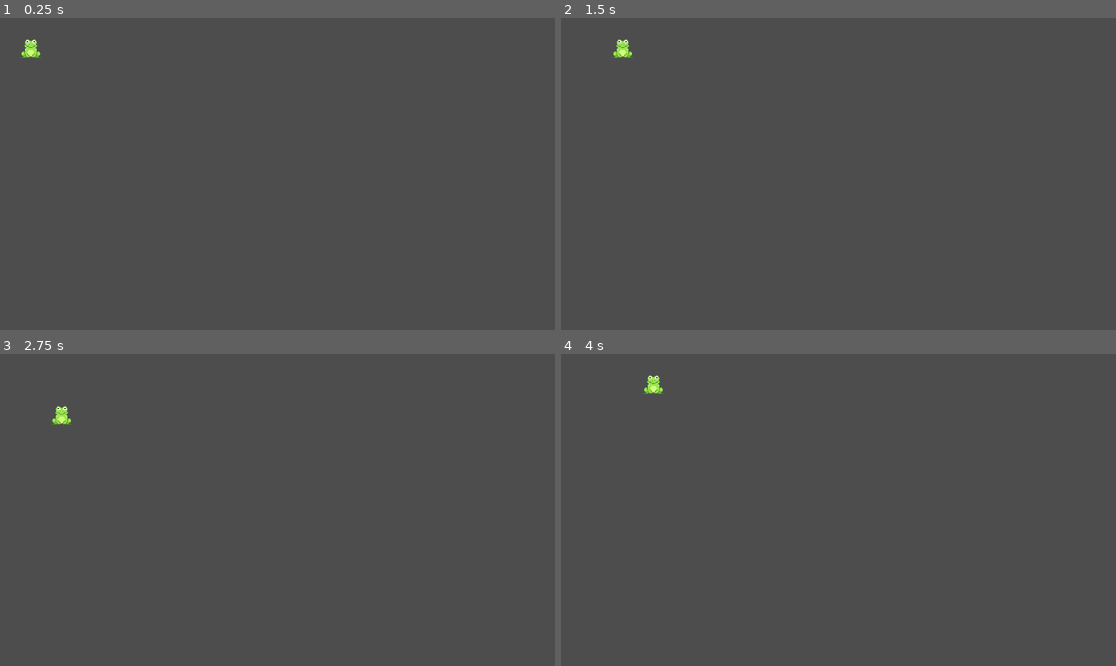
Above: before the commit, frames 1-4 (two rows, left to right).
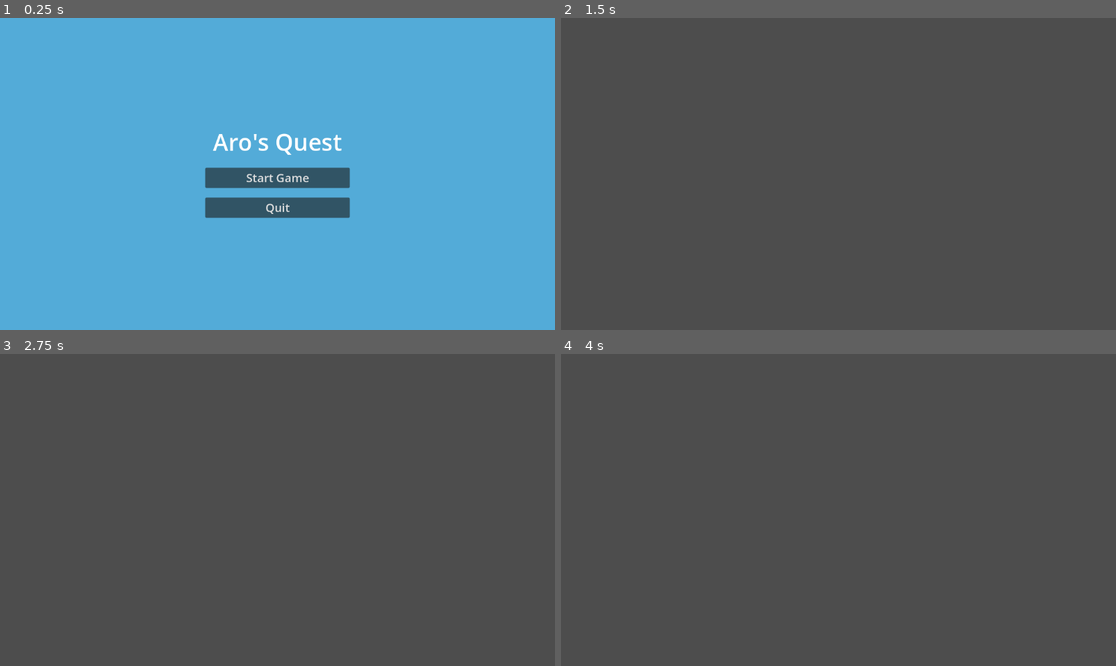
Above: after the commit, the same moments.

Repository: BingBucket/CS552-2D-Game
Game: Godot game, scene res://scenes/main_menu.tscn
Same seed, same stepped clock (60 frames per second), same inputs: the game is played once before the commit and once after it. Before the commit the project starts from res://player/player.tscn. Sound files missing from this copy of the repository are replaced by a short silence.
Inputs (mouse positions are in pixels of both pictures, inside the frame that each line leads up to):
- Up to frame 1 (0.25 s): no input
- Up to frame 2 (1.5 s): click (838, 177) at 0.5 s, where only the run after the commit has a clickable "Start Game"; move the mouse to (960, 158) at 1.27 s; hold Right (right) from 1.28 s (still down)
- Up to frame 3 (2.75 s): tap Enter at 2 s; move the mouse to (166, 525) at 2.02 s; release Right (right) at 2.03 s; hold S (down) from 2.03 s (still down)
- Up to frame 4 (4 s): tap Space at 2.75 s; move the mouse to (894, 441) at 2.77 s; release S (down) at 2.78 s; hold Right (right) 2.78-3.53 s; tap Enter at 3.5 s; move the mouse to (810, 572) at 3.52 s; hold Up (up) from 3.53 s (still down)

The runs differ from the first frame. In frame 1, 100% of the frame differs, in the area x 0-100%, y 0-100%; in frame 2, 0.1%; in frame 3, 0.1%; in frame 4, 0.1%.

Commit message:
added a main menu and integrated the music and sfx

Diff:
--- a/aro's-quest/project.godot
+++ b/aro's-quest/project.godot
@@ -11,7 +11,7 @@
 [application]
 
 config/name="Aro's Quest"
-run/main_scene="uid://bpgvfmb7pjeeg"
+run/main_scene="res://scenes/main_menu.tscn"
 config/features=PackedStringArray("4.5", "GL Compatibility")
 config/icon="res://icon.svg"
 
--- /dev/null
+++ b/aro's-quest/scenes/main_menu.gd
@@ -0,0 +1,44 @@
+extends Control
+
+@onready var start_button: Button = $VBoxContainer/StartButton
+@onready var quit_button: Button = $VBoxContainer/QuitButton
+@onready var title_label: Label = $VBoxContainer/TitleLabel
+@onready var music_player: AudioStreamPlayer = $MusicPlayer
+@onready var ui_sfx: AudioStreamPlayer = $UIClickSFX
+
+func _ready() -> void:
+	# Connect button signals
+	start_button.pressed.connect(_on_start_pressed)
+	quit_button.pressed.connect(_on_quit_pressed)
+
+	# Play menu music
+	if music_player and music_player.stream:
+		music_player.play()
+
+	# Add hover effects
+	start_button.mouse_entered.connect(_on_button_hover.bind(start_button))
+	quit_button.mouse_entered.connect(_on_button_hover.bind(quit_button))
+
+func _on_start_pressed() -> void:
+	# Play UI click sound
+	if ui_sfx and ui_sfx.stream:
+		ui_sfx.play()
+		await ui_sfx.finished
+
+	# Load first level
+	get_tree().change_scene_to_file("res://scenes/level_1.tscn")
+
+func _on_quit_pressed() -> void:
+	# Play UI click sound
+	if ui_sfx and ui_sfx.stream:
+		ui_sfx.play()
+		await ui_sfx.finished
+
+	# Quit game
+	get_tree().quit()
+
+func _on_button_hover(button: Button) -> void:
+	# Simple hover effect
+	button.modulate = Color(1.2, 1.2, 1.2)
+	await button.mouse_exited
+	button.modulate = Color.WHITE
--- a/aro's-quest/scenes/main_menu.tscn
+++ b/aro's-quest/scenes/main_menu.tscn
@@ -1,3 +1,62 @@
-[gd_scene format=3 uid="uid://bsrl24v6slonl"]
+[gd_scene load_steps=4 format=3 uid="uid://bsrl24v6slonl"]
 
-[node name="MainMenu" type="Node2D"]
+[ext_resource type="Script" uid="uid://lqn7yqc7yy4o" path="res://scenes/main_menu.gd" id="1"]
+[ext_resource type="AudioStream" uid="uid://d2rupddt6n3ix" path="res://audio/music/aroquest_main_menu_theme.mp3" id="2"]
+[ext_resource type="AudioStream" uid="uid://bxwrelj2h5kvf" path="res://audio/sfx/UI Click SFX.wav" id="3"]
+
+[node name="MainMenu" type="Control"]
+layout_mode = 3
+anchors_preset = 15
+anchor_right = 1.0
+anchor_bottom = 1.0
+grow_horizontal = 2
+grow_vertical = 2
+script = ExtResource("1")
+
+[node name="ColorRect" type="ColorRect" parent="."]
+layout_mode = 1
+anchors_preset = 15
+anchor_right = 1.0
+anchor_bottom = 1.0
+grow_horizontal = 2
+grow_vertical = 2
+color = Color(0.32669422, 0.6689658, 0.84550434, 1)
+
+[node name="VBoxContainer" type="VBoxContainer" parent="."]
+layout_mode = 1
+anchors_preset = 8
+anchor_left = 0.5
+anchor_top = 0.5
+anchor_right = 0.5
+anchor_bottom = 0.5
+offset_left = -150.0
+offset_top = -100.0
+offset_right = 150.0
+offset_bottom = 100.0
+grow_horizontal = 2
+grow_vertical = 2
+theme_override_constants/separation = 20
+
+[node name="TitleLabel" type="Label" parent="VBoxContainer"]
+layout_mode = 2
+theme_override_font_sizes/font_size = 48
+text = "Aro's Quest"
+horizontal_alignment = 1
+
+[node name="StartButton" type="Button" parent="VBoxContainer"]
+layout_mode = 2
+theme_override_font_sizes/font_size = 24
+text = "Start Game"
+
+[node name="QuitButton" type="Button" parent="VBoxContainer"]
+layout_mode = 2
+theme_override_font_sizes/font_size = 24
+text = "Quit"
+
+[node name="MusicPlayer" type="AudioStreamPlayer" parent="."]
+stream = ExtResource("2")
+volume_db = -20.0
+autoplay = true
+
+[node name="UIClickSFX" type="AudioStreamPlayer" parent="."]
+stream = ExtResource("3")
Not shown, added: aro's-quest/scenes/main_menu.gd.uid
